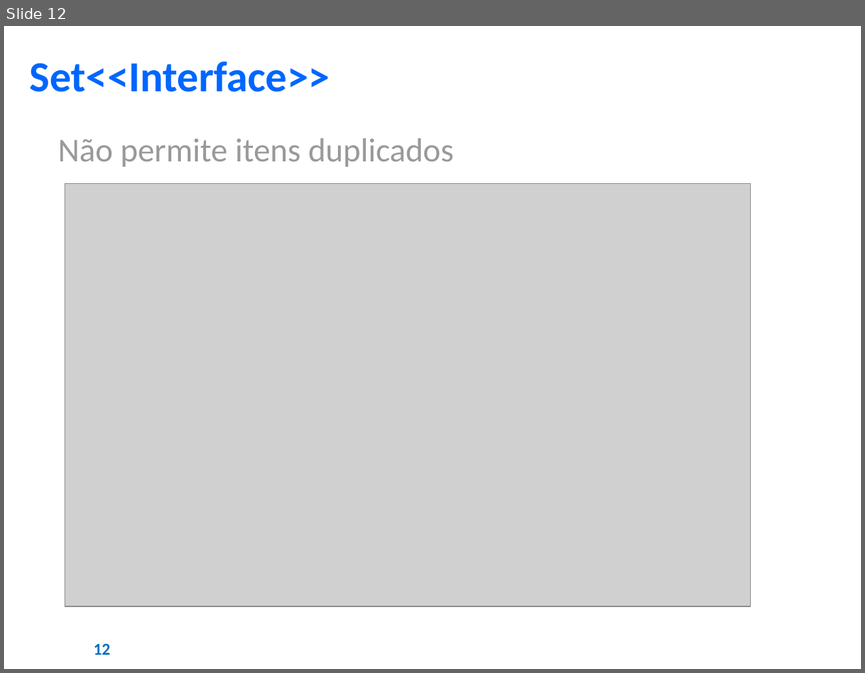
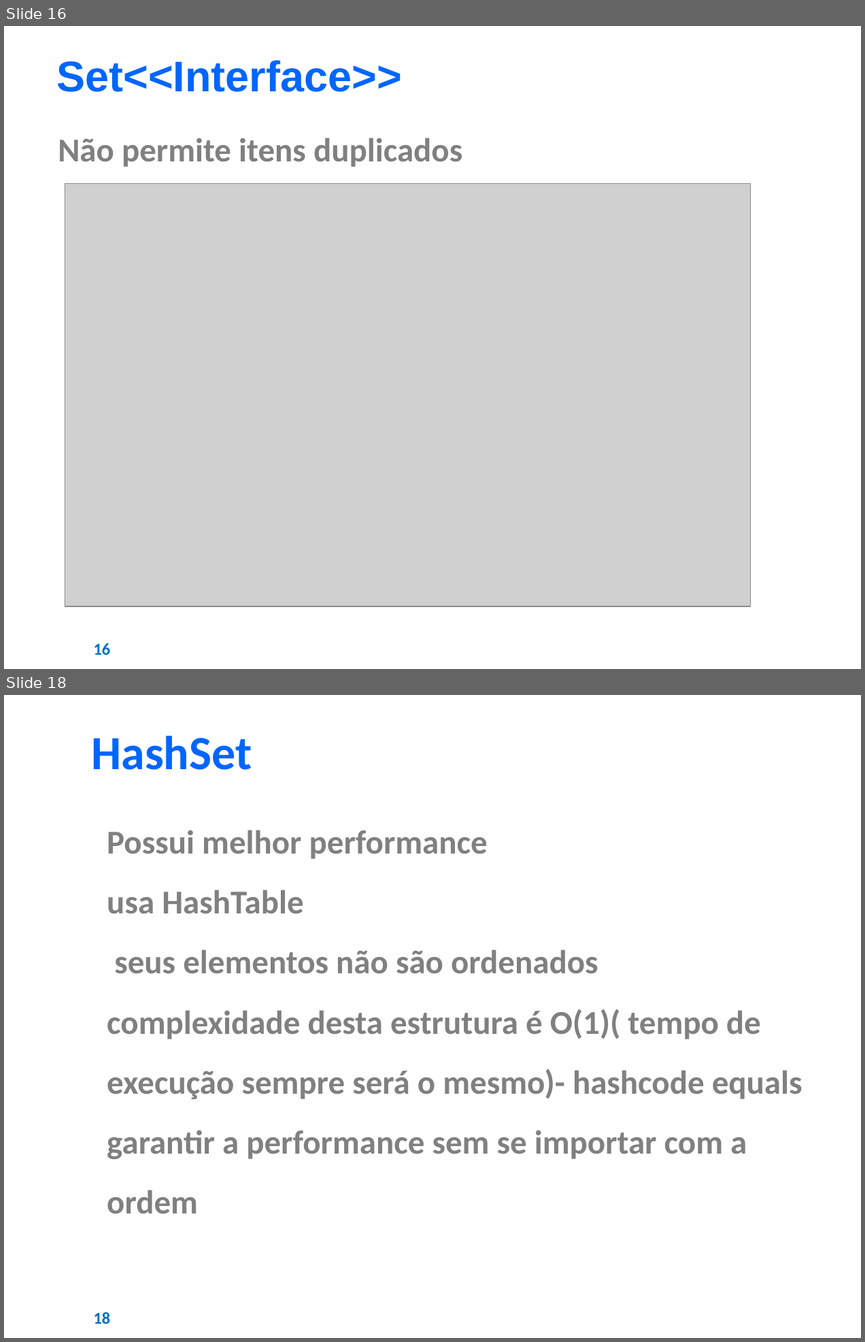
Before and after one commit to AJKFreitas/collections-learning, a slide deck: Estudos - Collections Framework.pptx. Shown one above the other, each under a label of ours: slide 12 before the commit, slides 16 and 18 after it; the slides between them are not shown. The pictures are 865x673 and 865x1342 pixels, drawn with LibreOffice and Linux fonts; fonts in the diff are those of the drawing; grey boxes stand for pictures; background and template pictures are left out. Boxes give left, top, right and bottom in pixels: in the first picture for what was removed or moved away, otherwise in the second. Text is boxed around its words. In the diff, an @@ line names an element or a change of style, - is before the commit and + after.

```diff
--- a/Estudos - Collections Framework.pptx
+++ b/Estudos - Collections Framework.pptx
@@ slide 18 added at (4, 695, 861, 1338), background #FFFFFF @@
@@ text added at (91, 736, 252, 770), 40 pt, text #0066FF, bold @@
+HashSet
@@ text added at (107, 830, 802, 1214), 28 pt, text #808080, bold @@
+● Possui melhor performance
+● usa HashTable
+● seus elementos não são ordenados
+● complexidade desta estrutura é O(1)( tempo de execução sempre será o mesmo)- hashcode equals
+● garantir a performance sem se importar com a ordem
@@ page number added at (94, 1312, 111, 1323), 14 pt, text #0070C0, bold @@
+18
@@ what was slide 12 is now slide 16 @@
@@ slide 16 changed as well @@
@@ text "Set<<Interface>>": place and size @@
-text "Set<<Interface>>" at (30, 61, 330, 92)
+text "Set<<Interface>>" at (57, 60, 402, 92)
@@ text "Set<<Interface>>" at (57, 60, 402, 92): font Calibri to Arial @@
@@ text "Não permite itens duplicados" at (58, 138, 462, 167): text colour #999999 to #808080, bold on @@
@@ page number at (94, 643, 111, 654): text changed @@
-12
+16
```
Also in this commit, not shown: 10 other slides changed, 26 other slides added, 1 slide removed, 1 other file.
